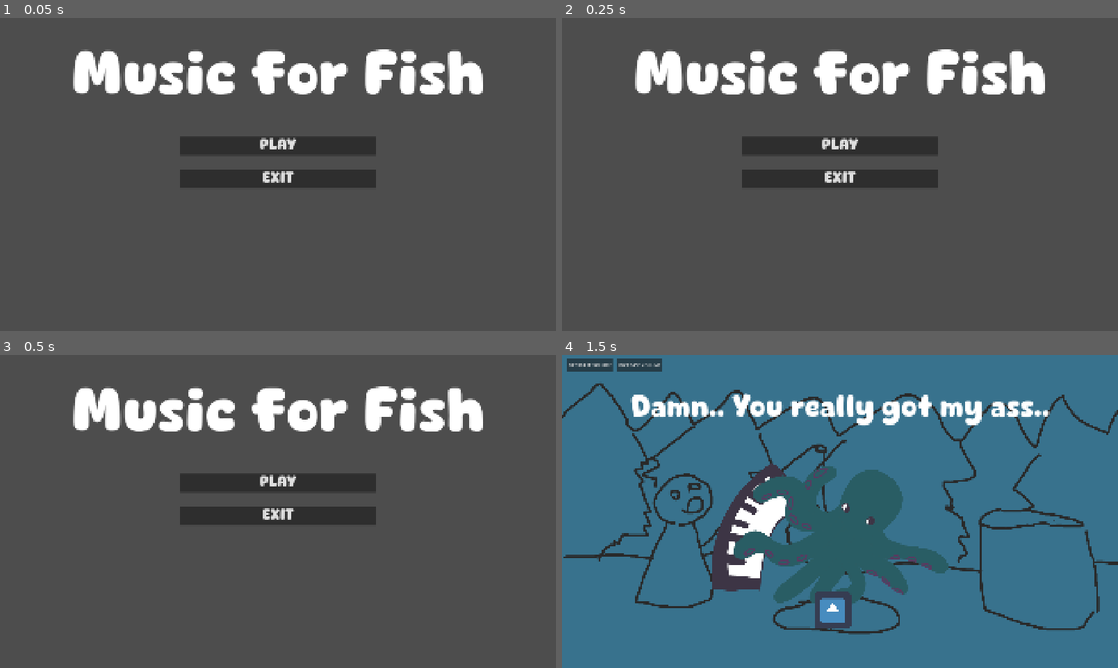
Above: before the commit, frames 1-4 (two rows, left to right).
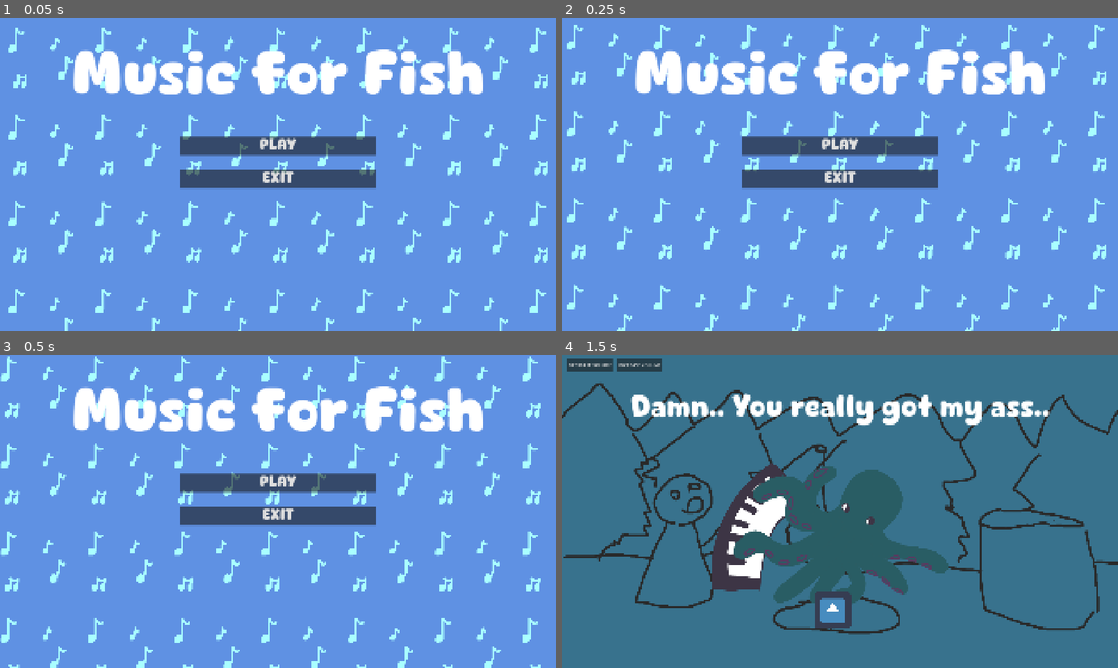
Above: after the commit, the same moments.

Repository: PhoenixStroh/mini-jame-gam
Game: Godot game, scene res://main.tscn
Same seed, same stepped clock (60 frames per second), same inputs: the game is played once before the commit and once after it. The engine's default icon, where the game draws it, is replaced by a stand-in: a white triangle on a blue panel in a dark square.
Inputs:
- Up to frame 1 (0.05 s): no input
- Up to frame 2 (0.25 s): no input
- Up to frame 3 (0.5 s): no input
- Up to frame 4 (1.5 s): click "PLAY" at 0.5 s; tap Enter at 1.25 s; hold Up (up) from 1.28 s (still down); hold Space (catch) from 1.28 s (still down)

The runs differ from the first frame. In frame 1, 95% of the frame differs, in the area x 0-100%, y 0-100%; in frame 2, 95%; in frame 3, 95%; in frame 4, nothing differs.

Commit message:
Implemented scrolling background for main menu.

Diff:
--- /dev/null
+++ b/mini-jame-gam-51/main.gdshader
@@ -0,0 +1,6 @@
+shader_type canvas_item;
+
+void vertex() {
+	UV.x += TIME * 0.2;
+	UV.y += TIME * 0.2;
+}
--- a/mini-jame-gam-51/main.tscn
+++ b/mini-jame-gam-51/main.tscn
@@ -2,6 +2,11 @@
 
 [ext_resource type="Script" uid="uid://mj3mm2a6m4ft" path="res://main.gd" id="1_ig7tw"]
 [ext_resource type="FontFile" uid="uid://d20j4lrf88dsi" path="res://fonts/Cute Dino.ttf" id="2_0xm2m"]
+[ext_resource type="Shader" uid="uid://dkc1y75axo6op" path="res://main.gdshader" id="2_h2yge"]
+[ext_resource type="Texture2D" uid="uid://ck387vuo3awsi" path="res://images/tile_for_scrolling_background.png" id="3_1bvp3"]
+
+[sub_resource type="ShaderMaterial" id="ShaderMaterial_1bvp3"]
+shader = ExtResource("2_h2yge")
 
 [sub_resource type="StyleBoxLine" id="StyleBoxLine_7dm0k"]
 color = Color(0, 0, 0, 0)
@@ -18,6 +23,28 @@
 grow_horizontal = 2
 grow_vertical = 2
 script = ExtResource("1_ig7tw")
+
+[node name="Background" type="ColorRect" parent="." unique_id=1379126341]
+layout_mode = 1
+anchors_preset = 15
+anchor_right = 1.0
+anchor_bottom = 1.0
+grow_horizontal = 2
+grow_vertical = 2
+color = Color(0.37473494, 0.56839573, 0.8914158, 1)
+
+[node name="ScrollingBackground" type="TextureRect" parent="." unique_id=343243089]
+modulate = Color(0.6627451, 1, 1, 1)
+texture_repeat = 2
+material = SubResource("ShaderMaterial_1bvp3")
+layout_mode = 1
+anchors_preset = 15
+anchor_right = 1.0
+anchor_bottom = 1.0
+grow_horizontal = 2
+grow_vertical = 2
+texture = ExtResource("3_1bvp3")
+stretch_mode = 1
 
 [node name="MarginContainer" type="MarginContainer" parent="." unique_id=82809156]
 layout_mode = 1
Binary file added: mini-jame-gam-51/images/tile_for_scrolling_background.png
Not shown, added: mini-jame-gam-51/images/tile_for_scrolling_background.png.import
Not shown, added: mini-jame-gam-51/main.gdshader.uid
